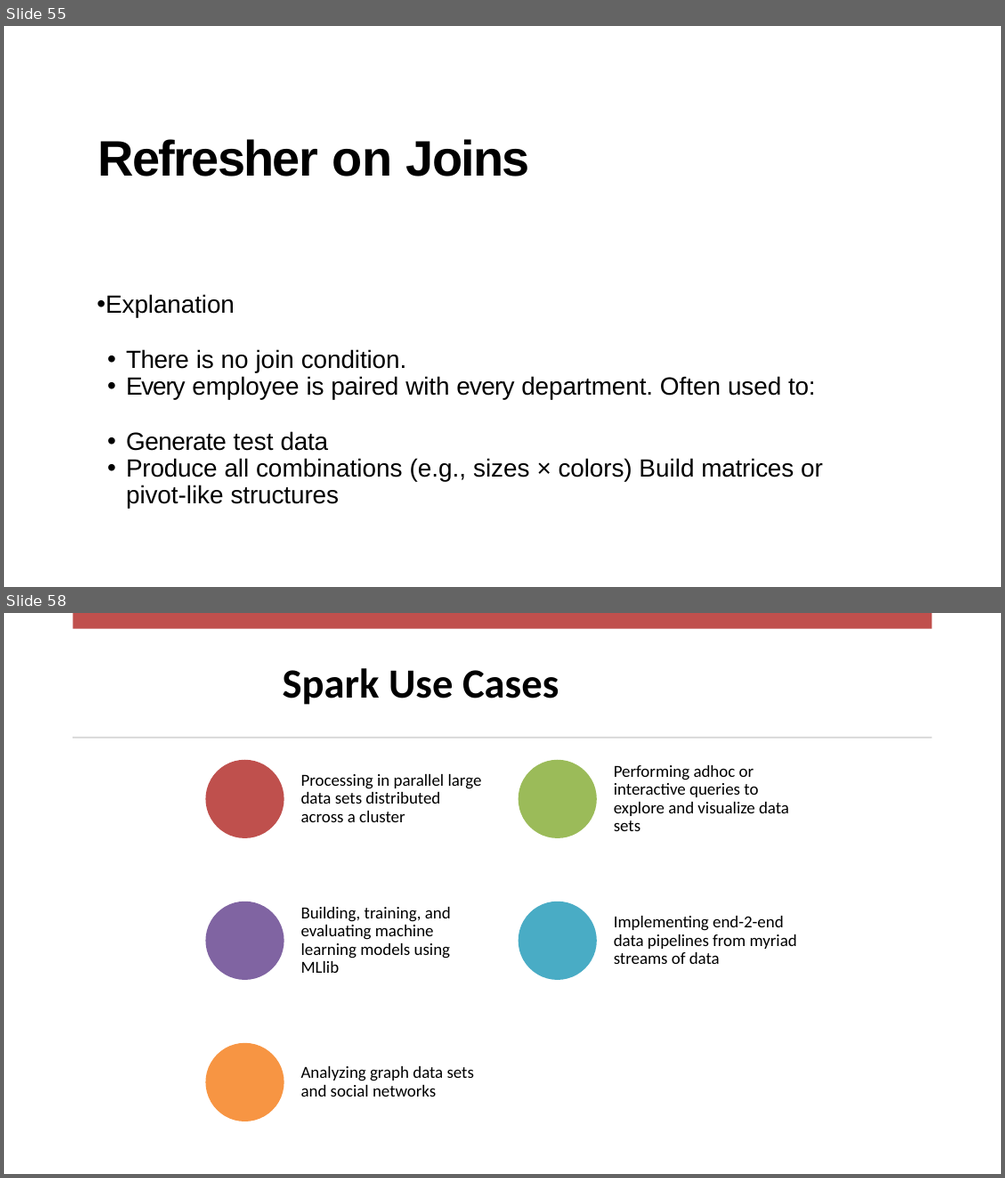
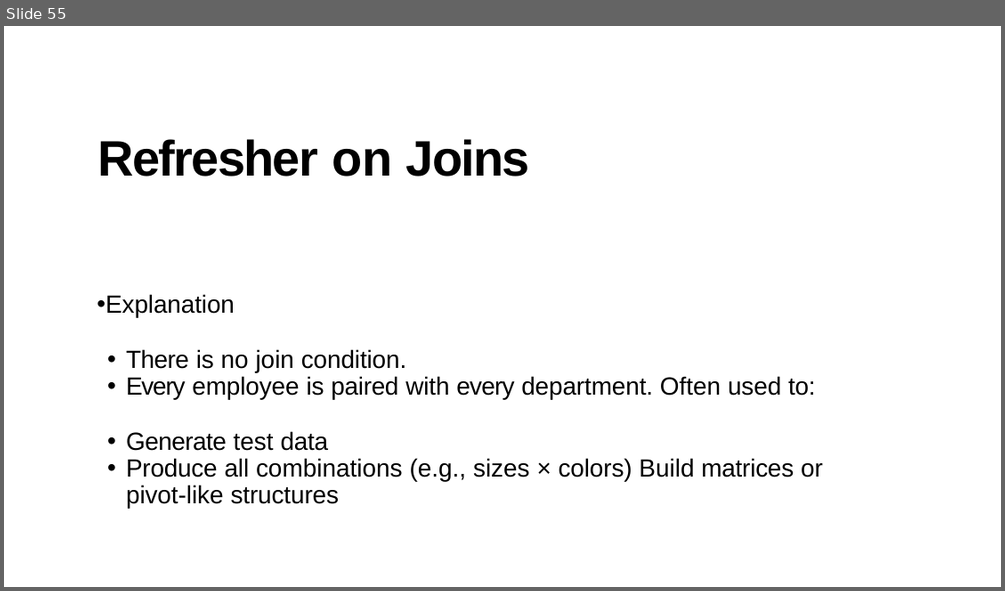
Before and after one commit to zhangyu027/UCI_Hadoop_Apache_Airflow, a slide deck: 02_Slides/M6_SparkSQL.pptx. Shown one above the other, each under a label of ours: slides 55 and 58 before the commit, slide 55 after it; the slides between them are not shown. The pictures are 1005x1178 and 1005x591 pixels, drawn with LibreOffice and Linux fonts; fonts in the diff are those of the drawing. Boxes give left, top, right and bottom in pixels: in the first picture for what was removed or moved away, otherwise in the second. Text is boxed around its words. In the diff, an @@ line names an element or a change of style, - is before the commit and + after.

```diff
--- a/02_Slides/M6_SparkSQL.pptx
+++ b/02_Slides/M6_SparkSQL.pptx
@@ slide 58 removed at box(4, 613, 1001, 1174), background #FFFFFF @@
@@ rectangle removed at box(73, 613, 931, 629) @@
@@ title removed at box(283, 668, 558, 705) @@
-Spark Use Cases
@@ rectangle removed at box(73, 737, 931, 739) @@
@@ group removed at box(206, 760, 797, 1120): 5 ellipses, 5 texts @@
-Processing in parallel large data sets distributed across a cluster
-Performing adhoc or interactive queries to explore and visualize data sets
-Building, training, and evaluating machine learning models using MLlib
-Implementing end-2-end data pipelines from myriad streams of data
-Analyzing graph data sets and social networks
```
Also in this commit, not shown: 7 slides changed, 20 other slides removed, 10 other files.
